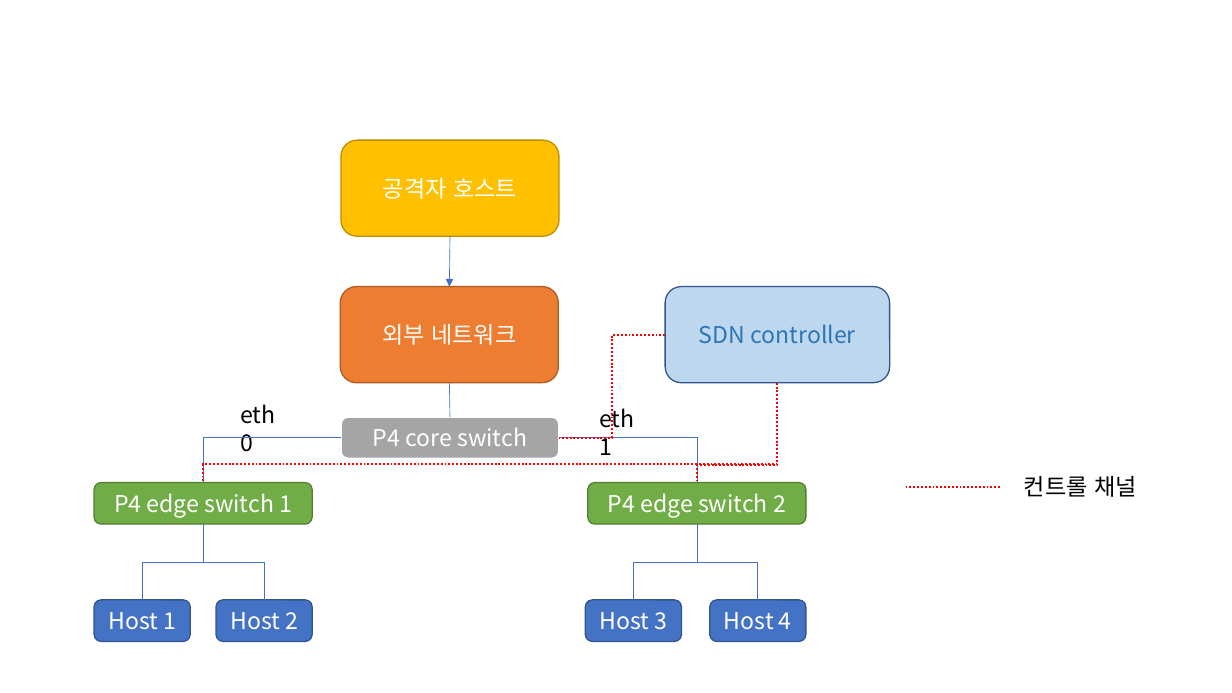
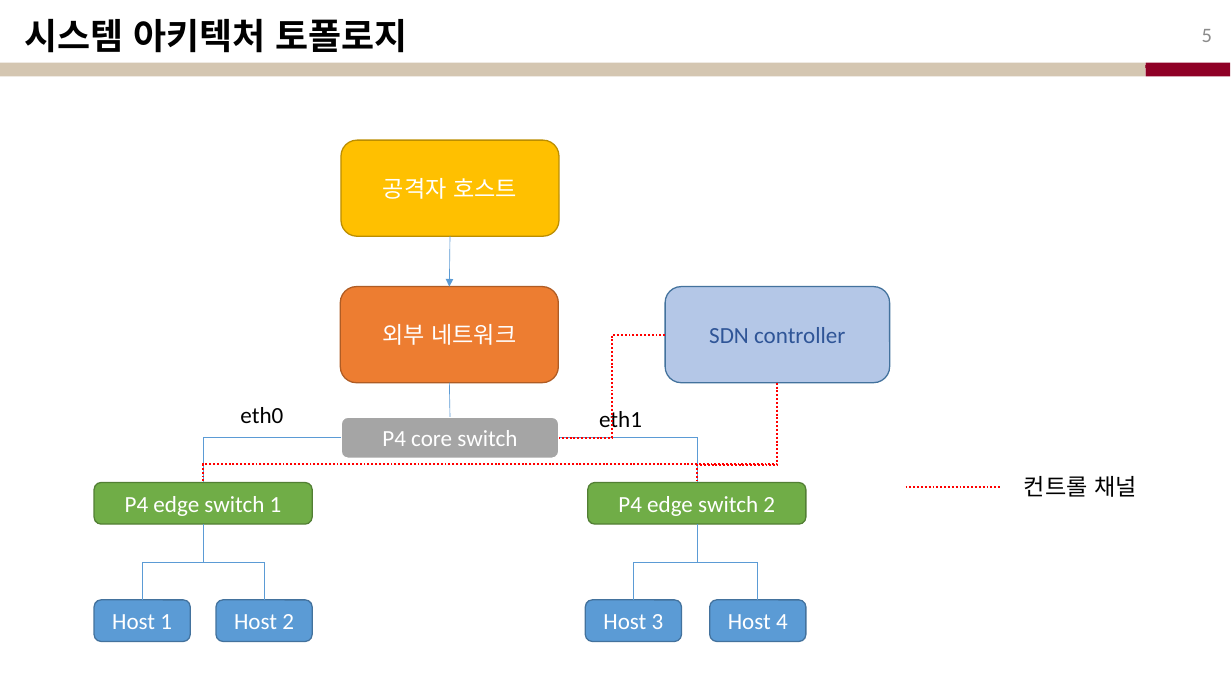
Before and after one commit to marshallslee/knou, a slide deck: slide 5 of computer-networking/발표_이세영.pptx (slide 2 before the commit). Drawn at 1232x693 pixels with LibreOffice and Linux fonts; fonts in the diff are those of the drawing. Boxes give left, top, right and bottom in pixels: in the first picture for what was removed or moved away, otherwise in the second. Text is boxed around its words. In the diff, an @@ line names an element or a change of style, - is before the commit and + after.

```diff
--- a/computer-networking/발표_이세영.pptx
+++ b/computer-networking/발표_이세영.pptx
@@ title added at [25, 19, 408, 53], 28 pt, text #000000, bold @@
+시스템 아키텍처 토폴로지
@@ page number added at [1202, 29, 1212, 42], 16 pt, text #8C8C8C @@
+5
@@ rectangle added at [0, 63, 1146, 77], fill #D4C6B1 @@
@@ line added from (14, 67) to (1214, 67), #950D2E 3 pt @@
@@ rectangle added at [1146, 63, 1231, 77], fill #8F0026 @@
@@ arrow (450, 237) - (449, 287): stroke #4472C4 0.5 pt to #5B9BD5 0.5 pt @@
@@ rounded rectangle "SDN controller" at [665, 287, 890, 383]: font Noto Sans CJK KR to Calibri, text colour #2E75B6 to #2F5597; fill #BDD7EE to #B4C7E7; outline #325491 1 pt to #43739E 1 pt @@
@@ line (449, 383) - (450, 417): stroke #4472C4 0.5 pt to #5B9BD5 0.5 pt @@
@@ font Noto Sans CJK KR to Calibri in 6 elements at [94, 482, 312, 524], [588, 482, 806, 524], [341, 417, 559, 458], [340, 287, 558, 383], [240, 407, 283, 423], [599, 409, 642, 434] @@
@@ elbow line (341, 438) - (203, 482): stroke #4472C4 0.5 pt to #5B9BD5 0.5 pt @@
@@ elbow line (559, 438) - (697, 482): stroke #4472C4 0.5 pt to #5B9BD5 0.5 pt @@
@@ elbow line (203, 524) - (142, 600): stroke #4472C4 0.5 pt to #5B9BD5 0.5 pt @@
@@ elbow line (203, 524) - (264, 600): stroke #4472C4 0.5 pt to #5B9BD5 0.5 pt @@
@@ elbow line (697, 524) - (634, 600): stroke #4472C4 0.5 pt to #5B9BD5 0.5 pt @@
@@ elbow line (697, 524) - (758, 600): stroke #4472C4 0.5 pt to #5B9BD5 0.5 pt @@
@@ font Noto Sans CJK KR to Calibri; fill #4472C4 to #5B9BD5; outline #325491 1 pt to #43739E 1 pt in 4 elements at [94, 600, 190, 641], [216, 600, 312, 641], [586, 600, 682, 641], [710, 600, 806, 641] @@
```
Also in this commit, not shown: 5 slides added, 1 slide removed, 2 other files.
